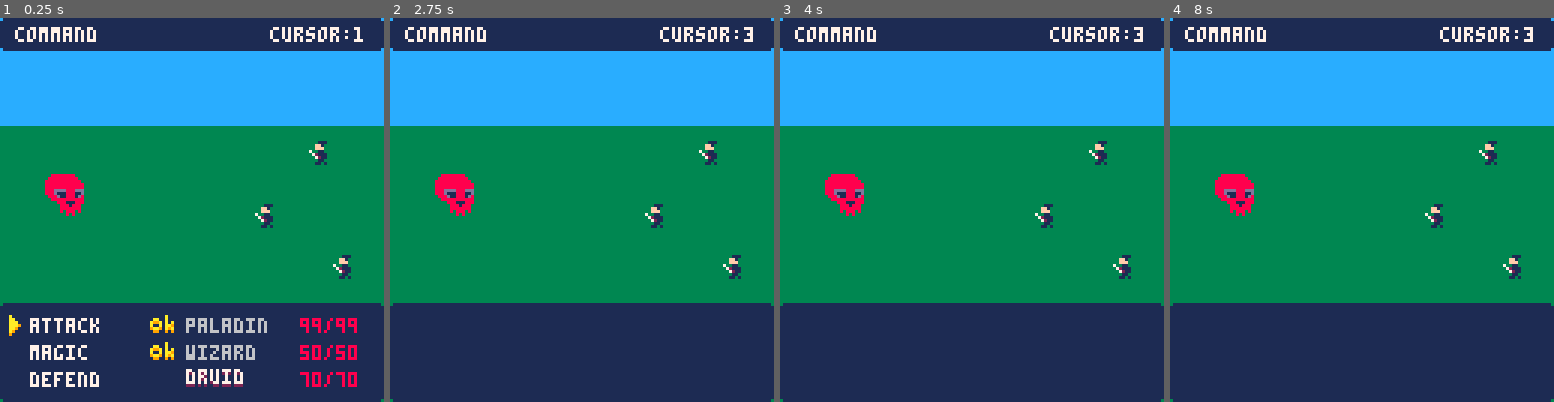
Above: before the commit, frames 1-4 (left to right).
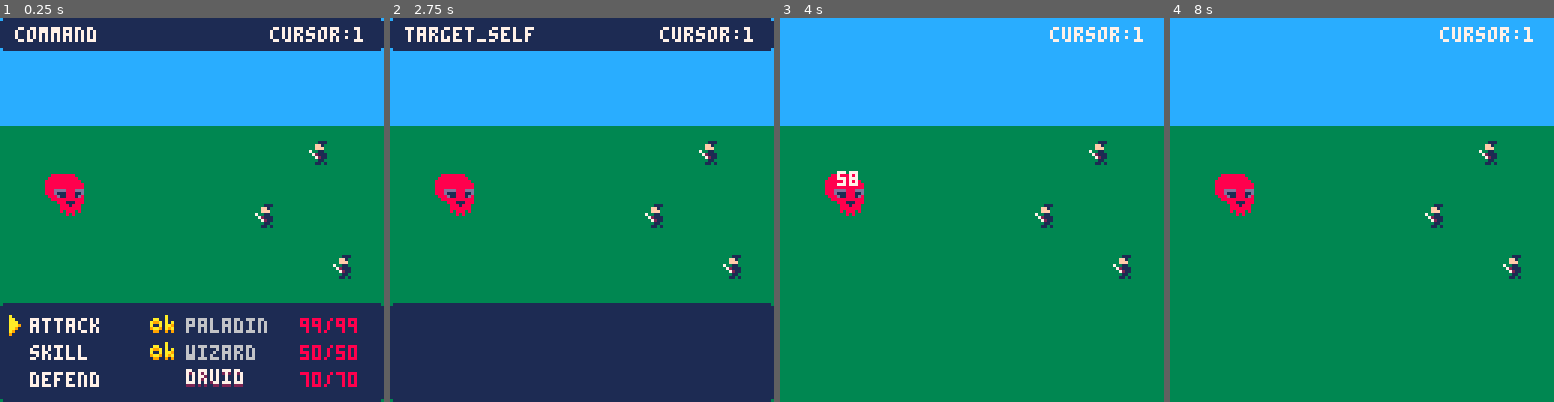
Above: after the commit, the same moments.

Repository: DevonOrxi/pico-rpg
Game: PICO-8 cartridge rpg.p8
Two runs of this game, one before a commit and one after it. Both use one fixed random seed, a clock stepped at 60 frames per second and the inputs below.
Inputs:
- Up to frame 1 (0.25 s): no input
- Up to frame 2 (2.75 s): tap X (X key) at 0.33, 1.07, 1.85 s; tap O (Z key) at 0.7, 1.7, 2.1, 2.5 s; hold Up 2.15-2.42 s
- Up to frame 3 (4 s): tap O (Z key) at 2.9, 3.3, 3.7 s; tap X (X key) at 2.97 s; hold Down 3.63-3.97 s
- Up to frame 4 (8 s): tap X (X key) every 1.12 s from 4.08 to 7.43 s; tap O (Z key) every 0.4 s from 4.1 to 7.7 s; hold Up 4.73-5.03 s; hold Down 5.73-6.03 s; hold Up 7.18-7.45 s

The runs differ from the first frame. In frame 1, 0.2% of the frame differs, in the area x 7-23%, y 85-90%; in frame 2, 0.5%; in frame 3, 34%, in the area x 0-100%, y 0-100%; in frame 4, 34%.

Commit message:
Damage counters

Diff:
--- a/rpg.p8
+++ b/rpg.p8
@@ -3,6 +3,9 @@
 __lua__
 --#globals
 b_status = "plan"
+
+exec_queue = {}
+exec_state = nil
 
 pc_slots = {
 	{ x = 85, y = 62 },
@@ -36,26 +39,16 @@
 			"skill_sel"
 		}
 	},
-	magic = {
-		name = "magic",
+	defend = {
+		name = "defend",
 		tables = {
-			"skill_sel"
+			"target_self"
 		}
 	},
-	defend = { name = "defend" },
-	protect = { name = "protect",
+	dummy = {
+		name = "dummy",
 		tables = {
-			"target"
-		}
-	},
-	fireball = { name = "fireball",
-		tables = {
-			"target"
-		}
-	},
-	icicle = { name = "icicle",
-		tables = {
-			"target"
+			"target_self"
 		}
 	}
 }
@@ -63,9 +56,9 @@
 skill_aux = {}
 
 classes = {
-	paladin = { command.attack, command.skill, command.protect },
-	wizard = { command.attack, command.magic, command.defend },
-	druid = { command.attack, command.magic, command.defend }
+	paladin = { command.attack, command.skill, command.defend },
+	wizard = { command.attack, command.skill, command.defend },
+	druid = { command.attack, command.skill, command.defend }
 }
 
 --actor-groups
@@ -94,8 +87,7 @@
 		spr = 1,
 		skillset = classes.wizard,
 		learned = {
-			fireball = "fireball",
-			icicle = "icicle"
+			fireball = "fireball"
 		}
 	},
 
@@ -113,9 +105,19 @@
 		m_hp = 2000, c_hp = 2000,
 		atk = 10, def = 5,
 		spd = 5, mag = 5,
-		spr = 64
+		spr = 64,
+		anchors = {
+			fx = {
+				x = 8,
+				y = 9
+			}
+		}
 	}
 }
+
+--ui-animation
+dmg_counters = {}
+
 --navigation
 nav_order_stack = {}
 nav_table_pointer = ""
@@ -129,6 +131,10 @@
 		instance_char(templates.paladin, pc_slots[1]),
 		instance_char(templates.wizard, pc_slots[2]),
 		instance_char(templates.druid, pc_slots[3])
+	}
+
+	enemies = {
+		instance_char(templates.boss, npc_slots[1])
 	}
 
 	nav_order_stack = {
@@ -170,21 +176,35 @@
 	if b_status == "plan" then
 		plan_loop()
 	elseif b_status == "exec" then
-		print("EXEC")
+		exec_loop()
 	end
 end
 
 function _draw()
 	cls()
 	draw_back()
-	spr(64, npc_slots[1].x, npc_slots[1].y, 2, 2)
+	spr(enemies[1].spr, enemies[1].x, enemies[1].y, 2, 2)
 	draw_party()
 	draw_ui()
 	-- debug:
 	print("cursor:"..tostr(nav_cursor_ix), 90, 3, 7)
 end
 
---#prv-func
+function update_exec_timers()
+	for i = #dmg_counters, 1, -1 do
+        local elem = dmg_counters[i]
+        elem.timer -= 1
+
+        if elem.timer <= 0 then
+            deli(dmg_counters, i)
+        end
+    end
+end
+
+function update_exec_loop()
+	update_exec_timers()
+end
+
 function plan_loop()
 	if not handle_accept() then
 		if not handle_cancel() then
@@ -193,7 +213,11 @@
 	end
 end
 
--- ===== helpers de estado =====
+function exec_loop()
+	update_exec_loop()
+end
+
+-- ===== helpers de estado - PLAN =====
 function cur_char_ix()
 	-- con opción B, el PJ actual es siempre el siguiente al último del stack
 	return #nav_order_stack + 1
@@ -237,7 +261,7 @@
 	current_order = nil
 
 	if #nav_order_stack >= #players then
-		b_status = "exec"
+		start_exec_phase()
 	else
 		nav_table_pointer = "command"
 		nav_cursor_ix = 1
@@ -339,6 +363,30 @@
 	return 1
 end
 
+-- ===== execution =====
+function build_exec_queue()
+	add_damage_counter()
+end
+
+function add_damage_counter()
+	-- local boss_anchor = get_char_facing_floor_pos()
+	local boss = enemies[1]
+	if not boss then return end
+
+	local boss_anchor = get_char_fx_pos(boss)
+	if boss_anchor then
+		local final_x = boss_anchor.x + boss.x - (2 * 3 + 1) / 2
+		local final_y = boss_anchor.y + boss.y - 10
+		add(dmg_counters, { text = "58", cx = final_x, cy = final_y, color = 7, vo_x = 0, vo_y = 0, timer = seconds(5), ao_x = 0, ao_y = 0 })
+	end
+end
+
+function start_exec_phase()
+	exec_queue = build_exec_queue()
+	exec_state = { ix = 1, phase = "start", t = 0 }
+	b_status = "exec"
+end
+
 -- ===== dibujo =====
 function draw_back()
 	rectfill(0, 0, 127, 35, 12)
@@ -354,14 +402,28 @@
 	end
 end
 
-function draw_ui()
+function draw_planning_ui()
 	draw_rounded_rect(0, 0, 127, 10, 1)
 	print(nav_table_pointer, 5, 3, 7)
 	draw_rounded_rect(0, 95, 127, 127, 1)
-	if b_status ~= "plan" then return end
 	local flags = show_flags[nav_table_pointer]
 	if flags then
 		for _, fn in pairs(flags) do fn() end
+	end
+end
+
+function draw_execution_ui()
+	for i = 1, #dmg_counters do
+		local dmg = dmg_counters[i]
+		print(dmg.text, dmg.cx, dmg.cy, dmg.color)
+	end
+end
+
+function draw_ui()
+	if b_status == "plan" then
+		draw_planning_ui()
+	elseif b_status == "exec" then
+		draw_execution_ui()
 	end
 end
 
@@ -409,6 +471,23 @@
 end
 
 -- ===== helpers varios =====
+function get_char_fx_pos(char)
+	if char then
+		local char_ax = char.anchors.fx.x
+		local char_ay = char.anchors.fx.y
+
+		if char_ax and char_ay then
+			return { x = char_ax, y = char_ay }
+		end
+	end
+
+	return nil
+end
+
+function seconds(s)
+	return s * stat(7)
+end
+
 function tcopy(t)
 	local r = {}
 	for k, v in pairs(t) do
